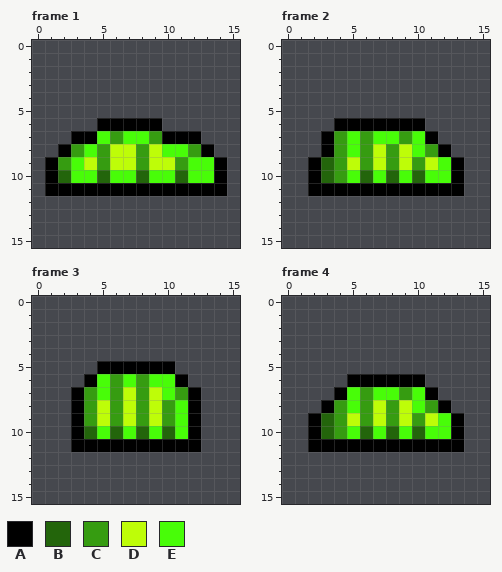
One commit to this animated GIF sprite: www/img/causesOfDeath/1.gif. The first picture shows the starting point.
The file is 16x16 pixels, 4 frames. Shown: frame 1, frame 2, frame 3, frame 4.
Palette (. is transparent): A #000000  B #23650b  C #369c11  D #befd08  E #48fd08
Pixels before, frame 1, first column x 1:
 6 ....AAAAA.....
 7 ..AAECEECAAA..
 8 .ACECDDCDEECA.
 9 ACEDCDDCDDCEEA
10 ABEEBEEBEEBEEA
11 AAAAAAAAAAAAAA
Pixels before, frame 2, first column x 2:
 6 ..AAAAAAA...
 7 .ACECEECEA..
 8 .ACECDCDECA.
 9 ABCDCDCDCDEA
10 ABCEBEBEBEEA
11 AAAAAAAAAAAA
Pixels before, frame 3, first column x 3:
 5 ..AAAAAA..
 6 .AECECEEA.
 7 ACECDCDECA
 8 ACDCDCDCEA
 9 ACDCDCDCEA
10 ABEBEBEBEA
11 AAAAAAAAAA
Pixels before, frame 4, first column x 2:
 6 ...AAAAAA...
 7 ..AECEECEA..
 8 .ACECDCDECA.
 9 ABCDCDCDCDEA
10 ABCEBEBEBEEA
11 AAAAAAAAAAAA
Once edited:
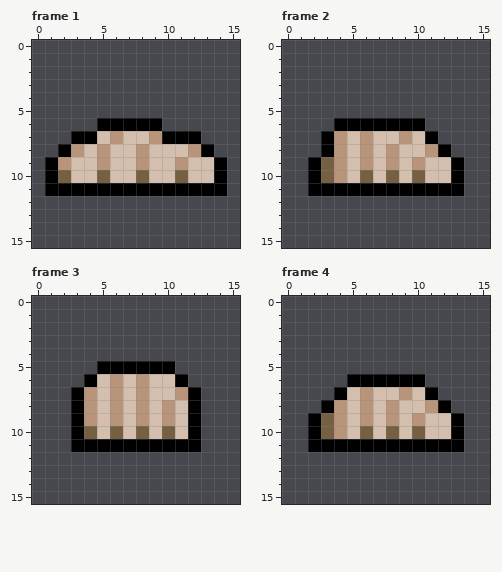
The exact change:
colour B: #23650b -> #756043
colour C: #369c11 -> #b8957a
colour E: #48fd08 -> #d4bfaf
Changed rows in their new state; - is a pixel that keeps its letter.
Frame 1:
first column x 4:
 8 --EE-E-
 9 E-EE-EE
Frame 2:
first column x 5:
 8 --E-E--
 9 E-E-E-E
Frame 3:
first column x 5:
 7 --E-E
 8 E-E-E
 9 E-E-E
Frame 4: the same change as frame 2
Pixel boxes of the changes (left, top, right, bottom) in both pictures:
changed: (58, 131, 214, 183)
changed: (321, 131, 451, 183)
changed: (84, 374, 188, 439)
changed: (321, 387, 451, 439)
